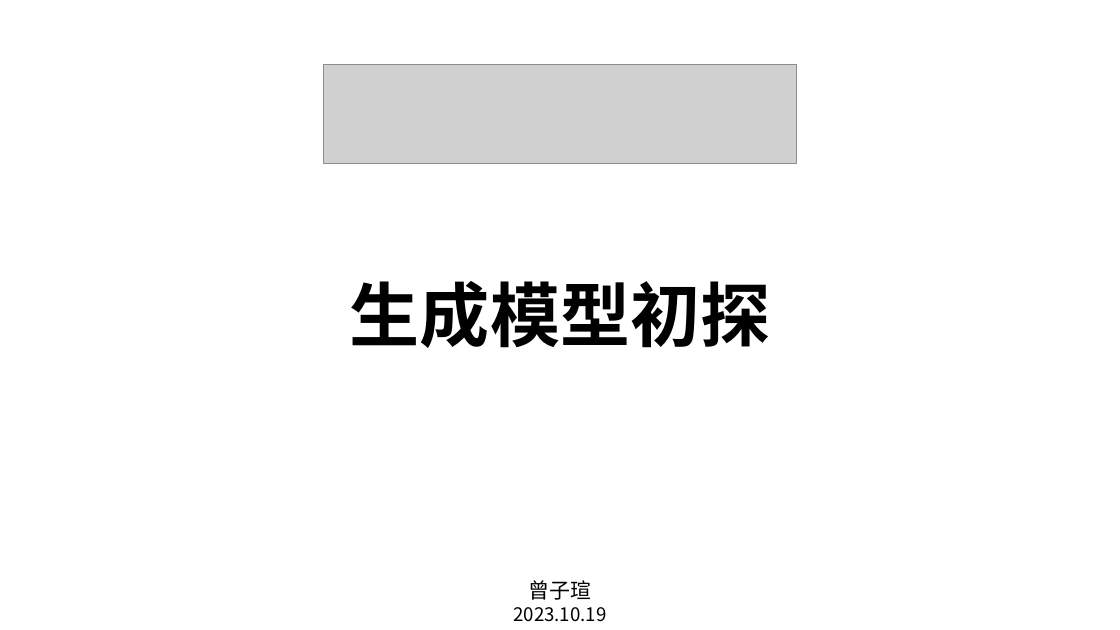
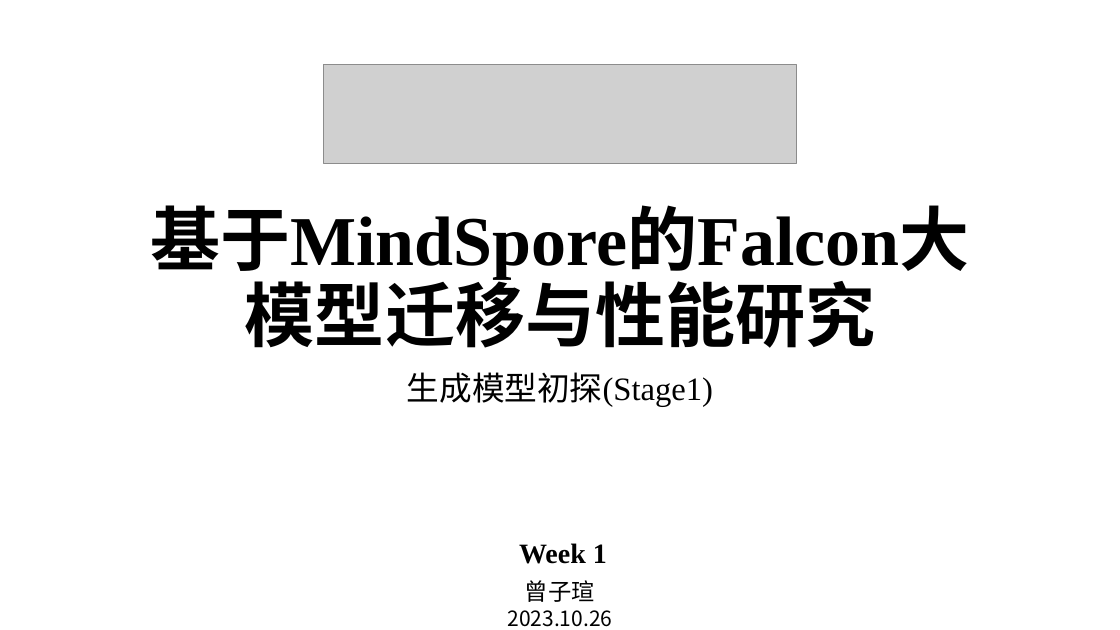
Before and after one commit to hypertseng/migration-falcon, a slide deck: slide 1 of 周记/Week-1 生成模型初探.pptx. Drawn at 1120x630 pixels with LibreOffice and Linux fonts; fonts in the diff are those of the drawing; grey boxes stand for pictures; background and template pictures are left out. Boxes give left, top, right and bottom in pixels: in the first picture for what was removed or moved away, otherwise in the second. Text is boxed around its words. In the diff, an @@ line names an element or a change of style, - is before the commit and + after.

```diff
--- a/周记/Week-1 生成模型初探.pptx
+++ b/周记/Week-1 生成模型初探.pptx
@@ title at (x1=150, y1=205, x2=969, y2=283): text changed @@
-生成模型初探
+基于MindSpore的Falcon大模型迁移与性能研究
@@ subtitle added at (x1=407, y1=372, x2=713, y2=407), 28 pt, text #000000 @@
+生成模型初探(Stage1)
@@ text added at (x1=519, y1=543, x2=607, y2=564), 24 pt, text #000000, bold @@
+Week 1
@@ text at (x1=525, y1=580, x2=595, y2=602): size 18 to 20 pt in "曾子瑄" @@
@@ text at (x1=508, y1=610, x2=613, y2=627): text changed; size 16 to 18 pt @@
-2023.10.19
+2023.10.26
```
Also in this commit, not shown: 17 other files.
